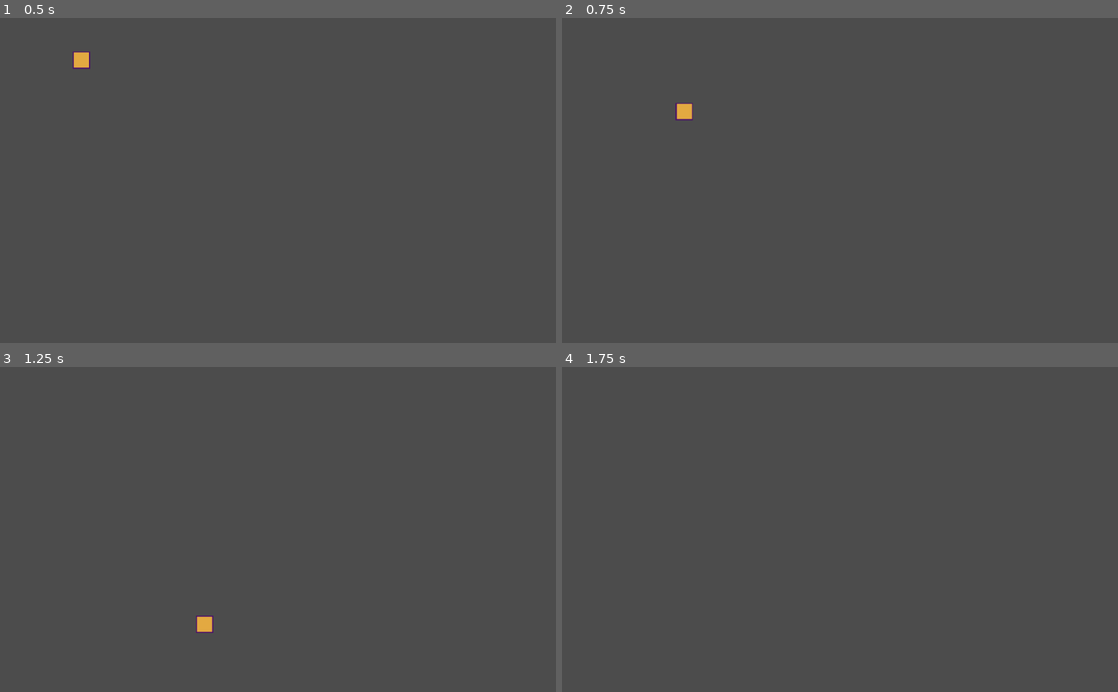
Above: before the commit, frames 1-4 (two rows, left to right).
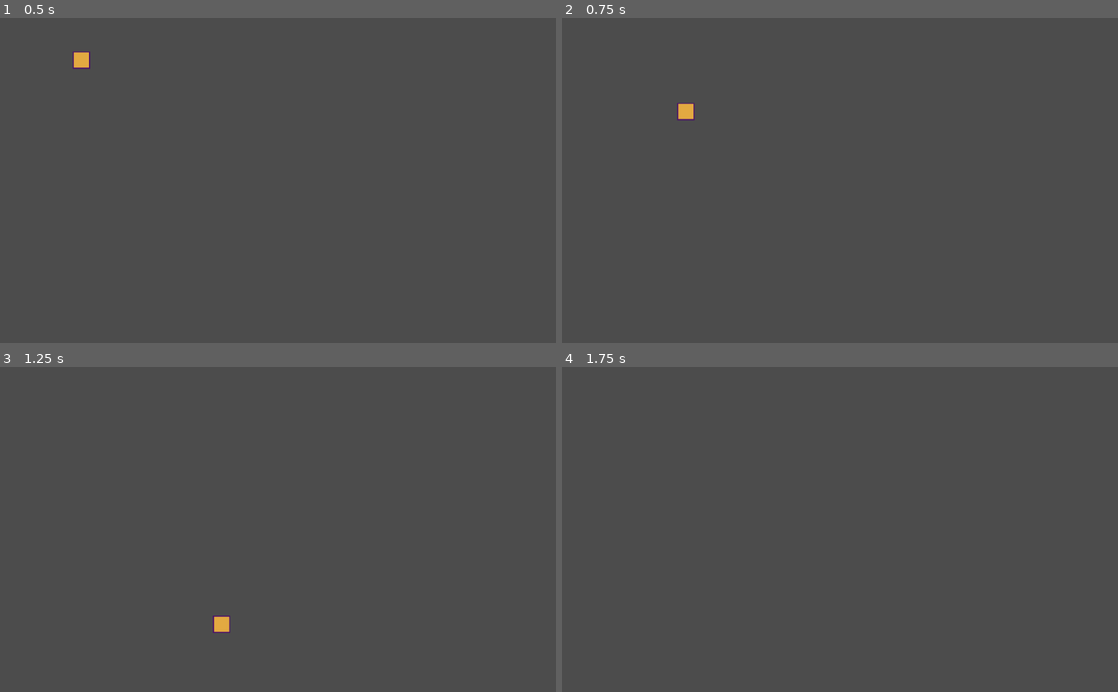
Above: after the commit, the same moments.

Repository: BathrobeWizard-DD/GWJ-38
Game: Godot game, scene res://scenes/mainChar.tscn
The game is run twice, just before and just after one commit, with the same random seed, the same clock (stepped at 60 frames per second) and the same inputs. The project has no main scene, so this scene is started directly.
Inputs:
- Up to frame 1 (0.5 s): no input
- Up to frame 2 (0.75 s): hold Right (moveRight) from 0.53 s (still down)
- Up to frame 3 (1.25 s): keep holding Right (moveRight); tap Space (jumpUp) at 0.77 s
- Up to frame 4 (1.75 s): keep holding Right (moveRight); tap Space (jumpUp) at 1.52 s

Frame 1 is identical in both runs. In frame 2, less than 0.1% of the frame differs, in the area x 20-24%, y 26-32%; in frame 3, 0.3%, in the area x 35-42%, y 76-82%; in frame 4, nothing differs.

Commit message:
Acceleration handling
-moved acceleration handling back to process

Diff:
--- a/scripts/mainChar.gd
+++ b/scripts/mainChar.gd
@@ -64,6 +64,7 @@
 		currentRunSpeed + (directionMultiplier * speedDelta),
 		RUN_SPEED_MIN, RUN_SPEED_MAX
 	)
+	print(currentRunSpeed)
 
 func _input(event):
 	character_function_args("get_input", [event])
@@ -94,12 +95,14 @@
 	velocity.y = currentJumpSpeed
 
 func process_running():
+	input_left_right_acceleration_check()
 	pass
 
 func process_crouching():
 	pass
 
 func process_jumping():
+	input_left_right_acceleration_check()
 	if is_on_floor():
 		return switch_state(runningState)
 
@@ -118,17 +121,15 @@
 		switch_state(runningState)
 
 func input_running(event):
-	input_left_right_acceleration_check(event)
 	input_jumping_check(event)
 	input_crouching_check(event)
 
 func input_jumping(event):
-	input_left_right_acceleration_check(event)
 	input_crouching_check(event)
 
-func input_left_right_acceleration_check(event):
-	var moveRight = event.is_action("moveRight")
-	var moveLeft = event.is_action("moveLeft")
+func input_left_right_acceleration_check():
+	var moveRight = Input.is_action_pressed("moveRight")
+	var moveLeft = Input.is_action_pressed("moveLeft")
 	var directionHorizontal = 0
 
 	if moveRight:
